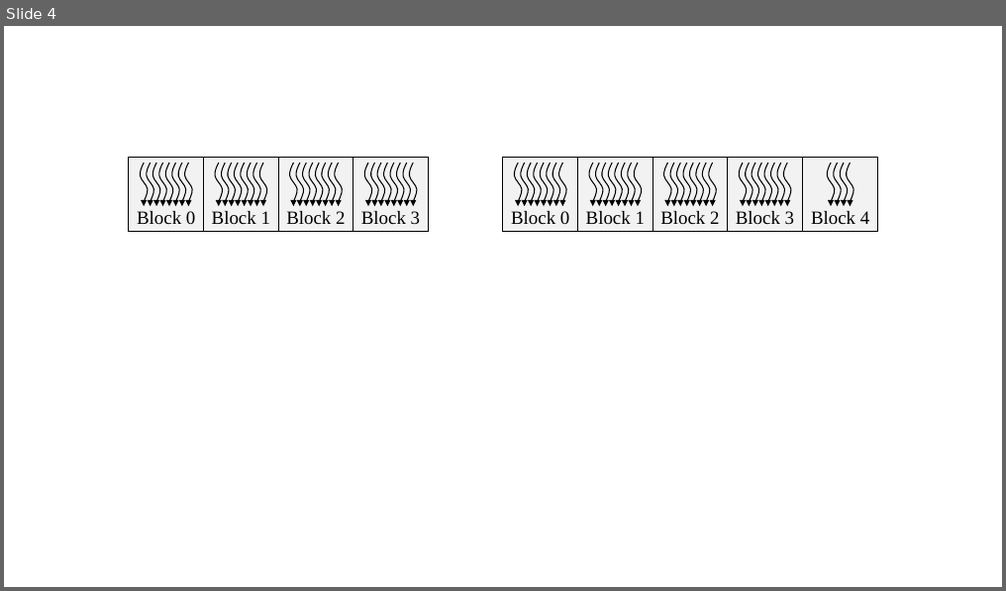
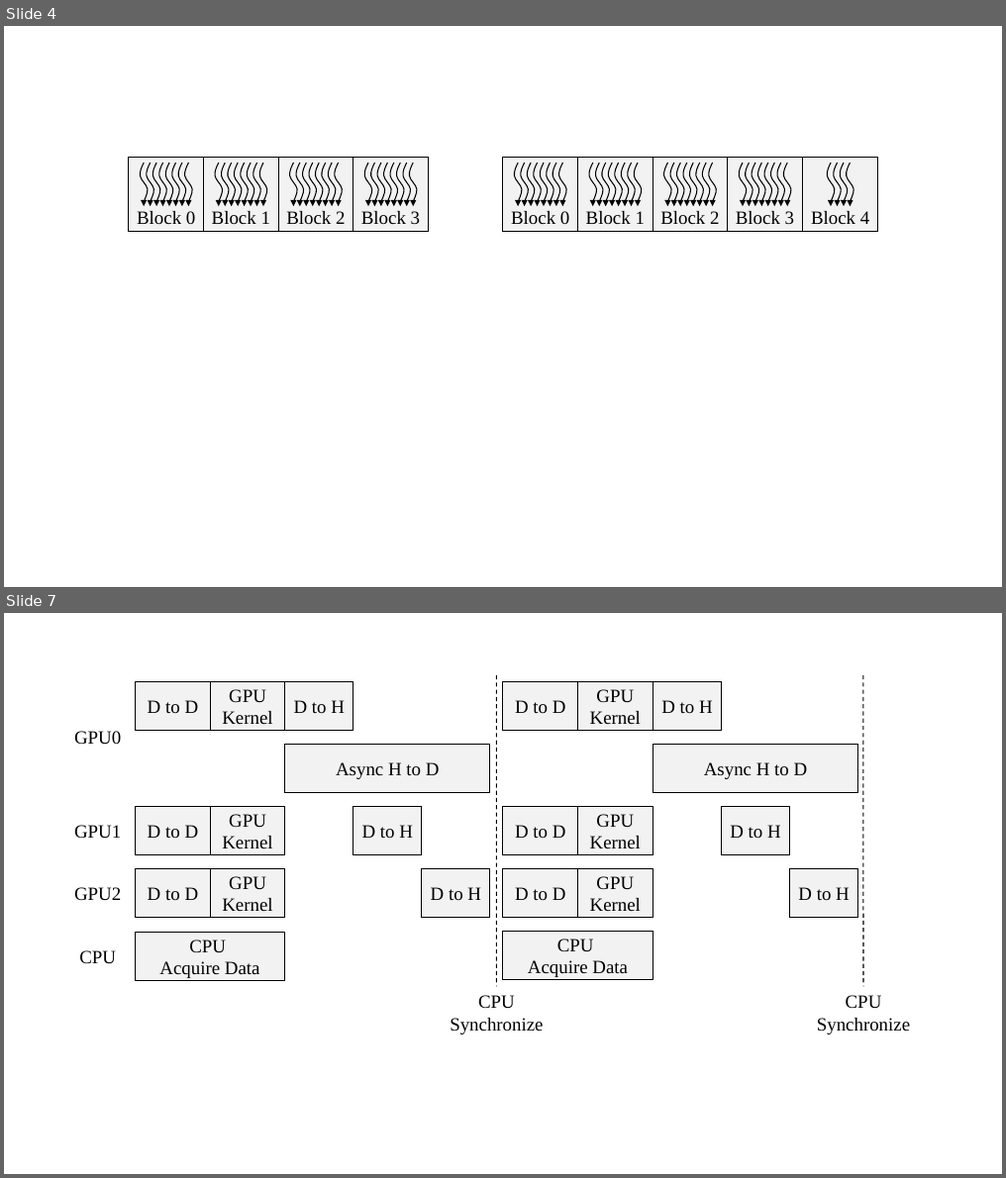
Before and after one commit to jravert88/Thesis, a slide deck: figures/gpu_intro/GPU_intro_Pix.pptx. Shown one above the other, each under a label of ours: slide 4 before the commit, slides 4 and 7 after it; the slides between them are not shown. The pictures are 1006x591 and 1006x1178 pixels, drawn with LibreOffice and Linux fonts; fonts in the diff are those of the drawing. Boxes give left, top, right and bottom in pixels: in the first picture for what was removed or moved away, otherwise in the second. Text is boxed around its words. In the diff, an @@ line names an element or a change of style, - is before the commit and + after.

```diff
--- a/figures/gpu_intro/GPU_intro_Pix.pptx
+++ b/figures/gpu_intro/GPU_intro_Pix.pptx
@@ slide 7 added at [4, 613, 1002, 1174], background #FFFFFF @@
@@ group added at [74, 675, 910, 1035]: 23 rectangles, 6 texts, 2 lines @@
+GPU0
+GPU1
+GPU2
+CPU
+CPU
+Synchronize
+GPU Kernel
+Async H to D
+D to D
+GPU Kernel
+D to D
+GPU Kernel
+D to D
+CPU
+Acquire Data
+D to H
+D to H
+D to H
+GPU Kernel
+D to D
+GPU Kernel
+D to D
+CPU
+Acquire Data
+GPU Kernel
+D to D
+CPU
+Acquire Data
+Async H to D
+D to H
+D to H
+D to H
+CPU
+Synchronize
```
Also in this commit, not shown: 1 slide changed, 1 other slide added, 30 other files.
